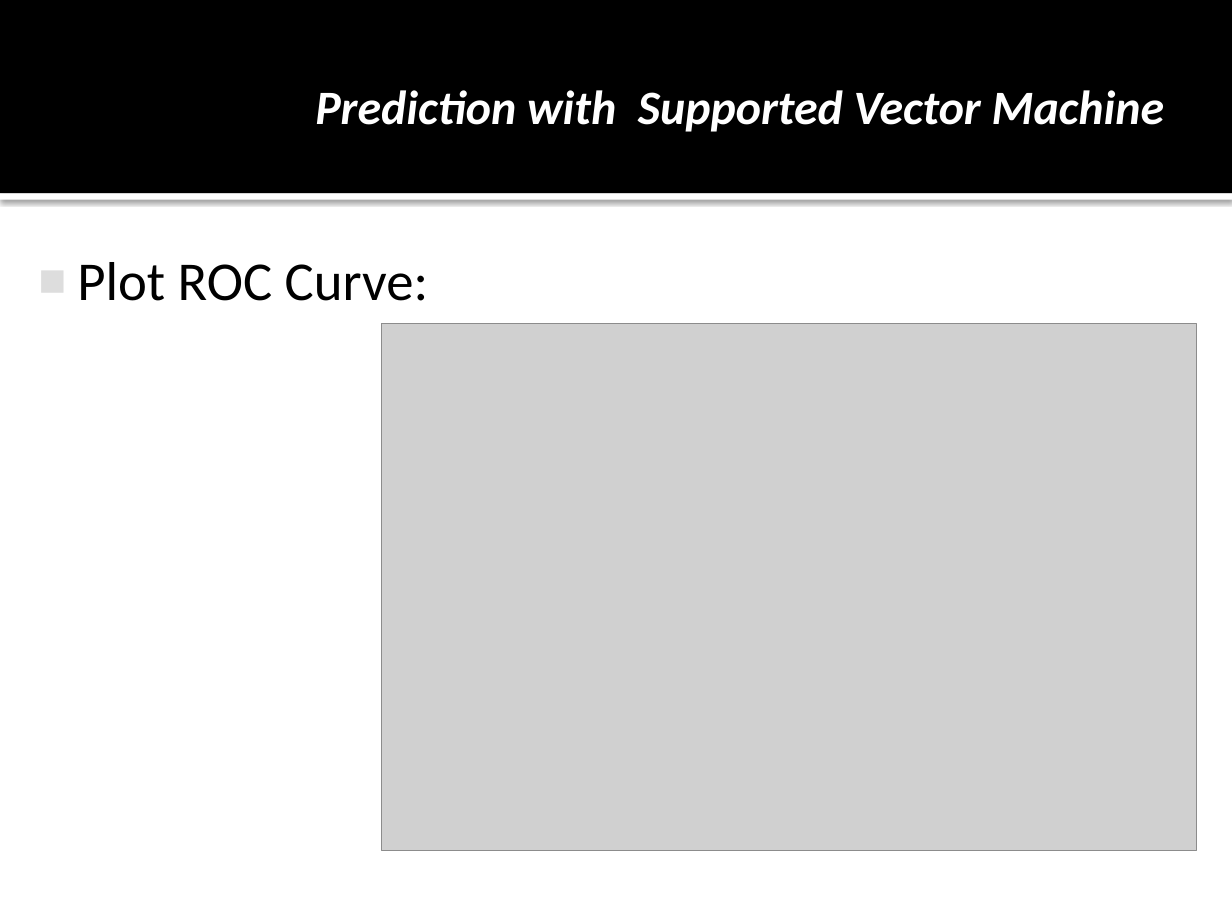
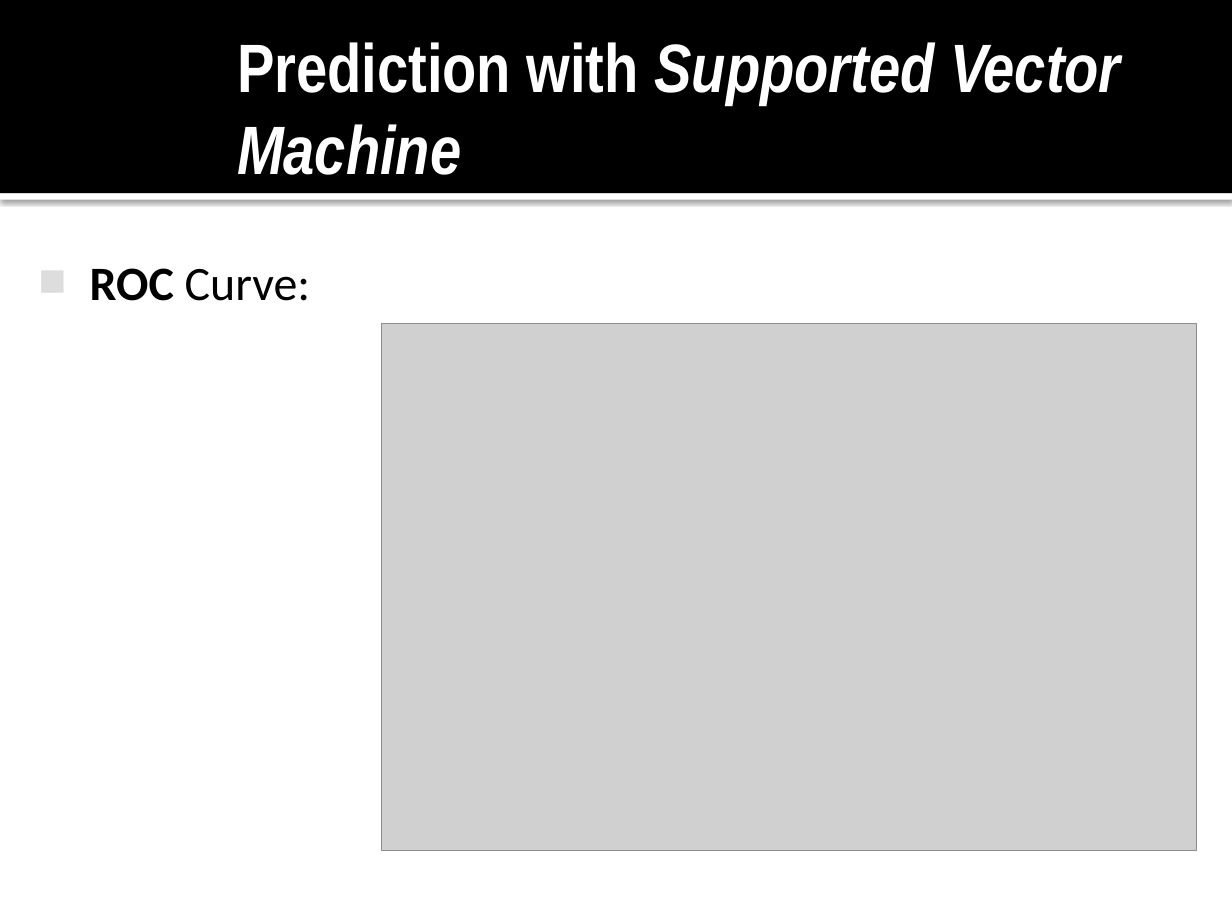
Before and after one commit to TarazGr/FDS-Final, a slide deck: slide 15 of new.pptx (slide 8 before the commit). Drawn at 1232x924 pixels with LibreOffice and Linux fonts; fonts in the diff are those of the drawing; grey boxes stand for pictures. Boxes give left, top, right and bottom in pixels: in the first picture for what was removed or moved away, otherwise in the second. Text is boxed around its words. In the diff, an @@ line names an element or a change of style, - is before the commit and + after.

```diff
--- a/new.pptx
+++ b/new.pptx
@@ text "Prediction with Supported Vector Machine": place and size @@
-text "Prediction with Supported Vector Machine" at (315, 90, 1164, 132)
+text "Prediction with Supported Vector Machine" at (237, 42, 1121, 175)
@@ text "Prediction with Supported Vector Machine" at (237, 42, 1121, 175): size 28 to 40 pt, font Calibri to Arial Narrow; italic off in "Prediction with"; alignment right to left @@
@@ text at (90, 268, 310, 301): text changed; size 32 to 28 pt @@
-◼ Plot ROC Curve:
+◼ ROC Curve:
```
Also in this commit, not shown: 6 other slides changed, 7 slides added, 1 other file.
